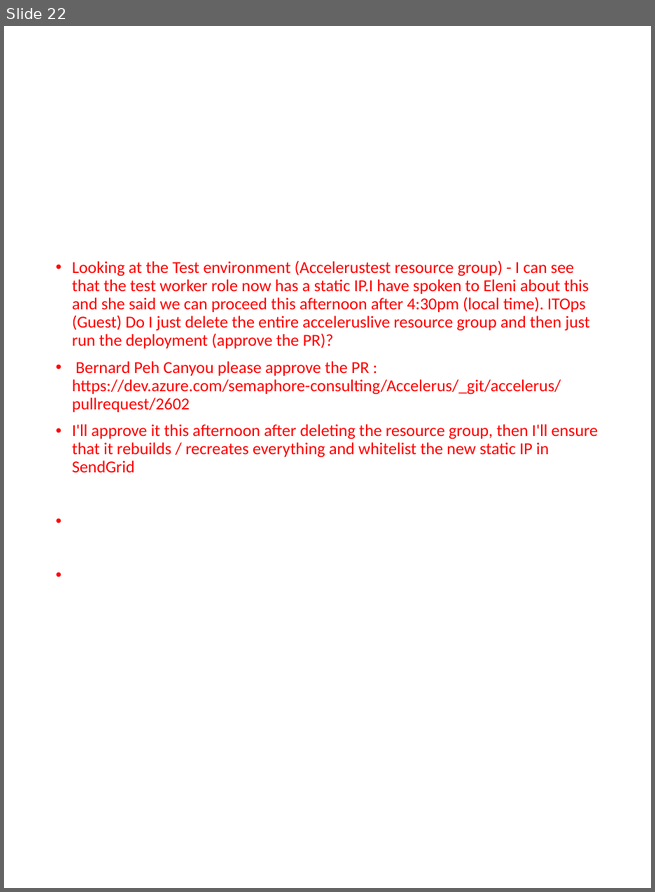
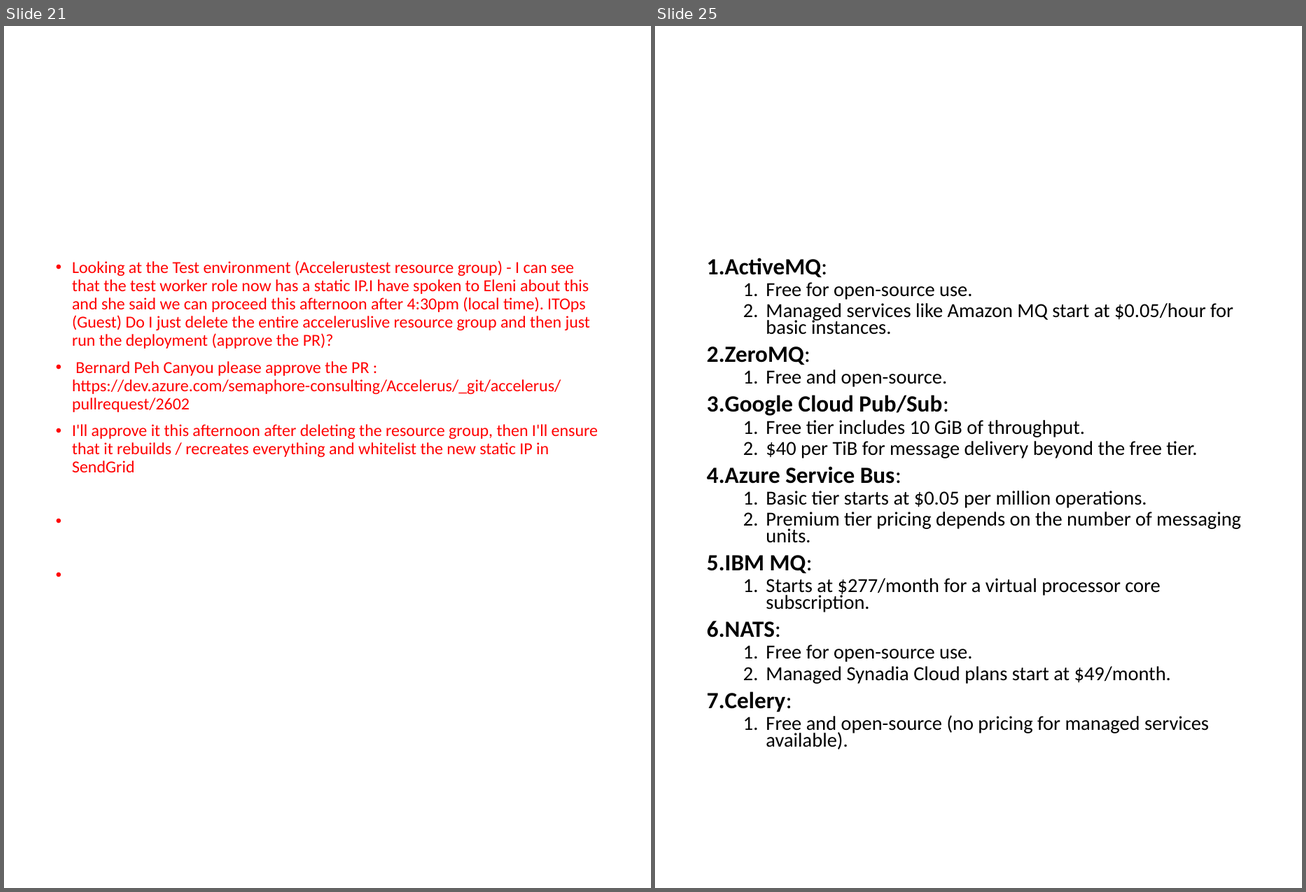
Before and after one commit to DineswaranNadarajan/Azure, a slide deck: AZURE CLOUD ERROR.pptx. Shown side by side, each under a label of ours: slide 22 before the commit, slides 21 and 25 after it; the slides between them are not shown. The pictures are 655x892 and 1306x892 pixels, drawn with LibreOffice and Linux fonts; fonts in the diff are those of the drawing. Boxes give left, top, right and bottom in pixels: in the first picture for what was removed or moved away, otherwise in the second. Text is boxed around its words. In the diff, an @@ line names an element or a change of style, - is before the commit and + after.

```diff
--- a/AZURE CLOUD ERROR.pptx
+++ b/AZURE CLOUD ERROR.pptx
@@ slide 25 added at (655, 26, 1302, 888), background #FFFFFF @@
@@ text added at (707, 258, 1241, 750), 19.7 pt, text #000000 @@
+1. ActiveMQ:
+  1. Free for open-source use.
+  2. Managed services like Amazon MQ start at $0.05/hour for basic instances.
+2. ZeroMQ:
+  1. Free and open-source.
+3. Google Cloud Pub/Sub:
+  1. Free tier includes 10 GiB of throughput.
+  2. $40 per TiB for message delivery beyond the free tier.
+4. Azure Service Bus:
+  1. Basic tier starts at $0.05 per million operations.
+  2. Premium tier pricing depends on the number of messaging units.
+5. IBM MQ:
+  1. Starts at $277/month for a virtual processor core subscription.
+6. NATS:
+  1. Free for open-source use.
+  2. Managed Synadia Cloud plans start at $49/month.
+7. Celery:
+  1. Free and open-source (no pricing for managed services available).
@@ what was slide 22 is now slide 21 @@
```
Also in this commit, not shown: 3 other slides added, 1 slide removed.
